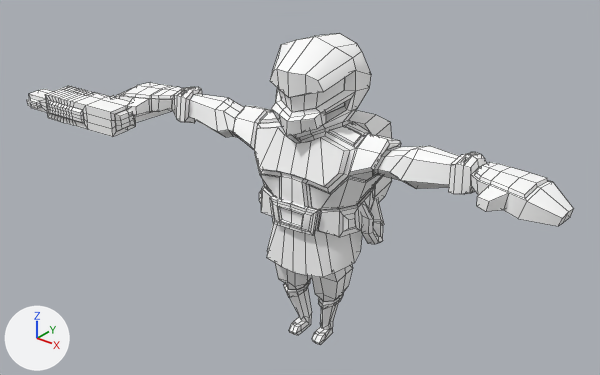
An edit to the Blender file tools/castle-editor/data/project_templates/3d_fps_game/files/data/character/soldier1.blend, drawn before and after from the same camera.
The view is the same before and after, from a camera (50 mm lens) standing at (2.15, -2.87, 2.57) and looking at (-0.13, -0.01, 0.8). Lighting does not change. The marker at lower left points along +X, +Y and +Z. Mesh edges are drawn as thin lines.
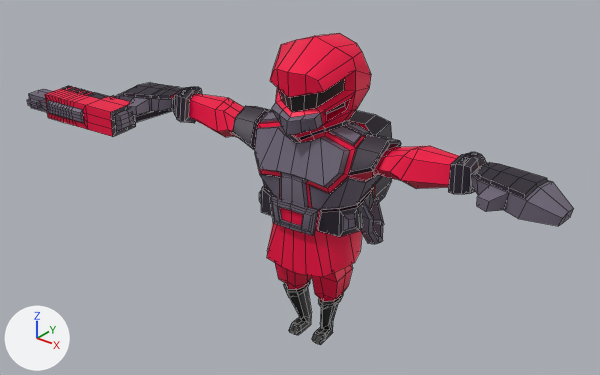
What differs and where, as boxes (x1, y1, x2, y2) in the pictures (600 x 375 px):
'Cube', recoloured: (27, 33, 574, 345) in both
part 1 of me_cube_001, recoloured: (278, 78, 345, 345) in both
part 2 of me_cube_001, recoloured: (27, 89, 574, 244) in both
part 3 of me_cube_001, recoloured: (61, 83, 548, 237) in both

The change, as a diff of the scene's bpy script:
```diff
--- a/tools/castle-editor/data/project_templates/3d_fps_game/files/data/character/soldier1.blend.py
+++ b/tools/castle-editor/data/project_templates/3d_fps_game/files/data/character/soldier1.blend.py
@@ mat_material @@
 _N = mat_material.node_tree.nodes; _L = mat_material.node_tree.links
-n0 = _N.new('ShaderNodeOutputMaterial'); n0.name = 'Material Output.001'
-n1 = _N.new('ShaderNodeBsdfDiffuse'); n1.name = 'Diffuse BSDF'
-n1.inputs[0].default_value = (1.0, 1.0, 1.0, 1.0)  # 'Color', white #ffffff
-_L.new(n1.outputs[0], n0.inputs[0])  # 'BSDF' to 'Surface'
+n2 = _N.new('ShaderNodeOutputMaterial'); n2.name = 'Material Output'
+n3 = _N.new('ShaderNodeBsdfPrincipled'); n3.name = 'Principled BSDF'
+n3.distribution = 'GGX'
+n3.subsurface_method = 'BURLEY'
+n3.inputs[1].default_value = 0.222  # 'Metallic'
+n4 = _N.new('ShaderNodeVertexColor'); n4.name = 'Vertex Color'
+_L.new(n3.outputs[0], n2.inputs[0])  # 'BSDF' to 'Surface'
+_L.new(n4.outputs[0], n3.inputs[0])  # 'Color' to 'Base Color'
@@ me_cube_001 @@
 me_cube_001.from_pydata(...)  # 2098 vertices, 1572 faces; spans x -4.45..3.47, y -1.08..1.17, z -2.37..2.13
 # used by ob_cube; location = (-0.036, -0.028, 0.834); rotation_euler = (0.0, 0.0, 0.0872), in degrees (0, 0, 5); scale = (0.35, 0.35, 0.35)
+# me_cube_001 part 1: all 140 faces that had it switch from mat_material_001 (white #ffffff) to mat_material
+# me_cube_001 part 2: all 558 faces that had it switch from mat_material_002 (white #ffffff) to mat_material
+# me_cube_001 part 3: all 446 faces that had it switch from mat_material_003 (white #ffffff) to mat_material
```
